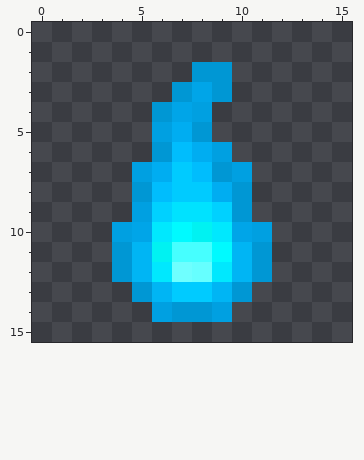
A pixel-art sprite gets an edit: src/main/resources/items/soulcoreitem.png. That is the earlier state.
The file is 32x32 pixels, drawn in blocks of 2x2; one block is one cell here. Colours within 5 levels of each other are drawn and written as one.
Now the later version:
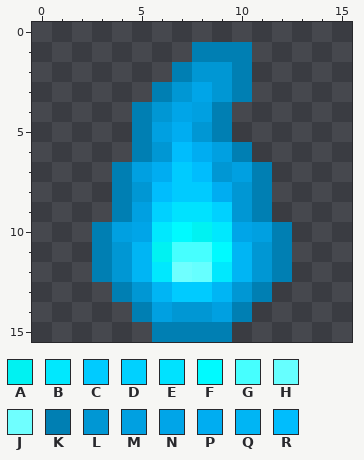
Palette (. is transparent): A #00f2f2  B #00e8fe  C #00cbff  D #00d1ff  E #00e2ff  F #00faff  G #46ffff  H #66ffff  J #6fffff  K #007fb3  L #0097d4  M #00a0e1  N #00a5e8  P #00adf1  Q #00b5f4  R #00bdfd
Diff:
There is now colour K in row 1 at x 8 to 10; in row 2 at x 7 and 10; in row 3 at x 6 and 10; in rows 4 to 5 at x 5 and 9; in row 6 at x 5 and 10; in rows 7 to 9 at x 4 and 11.
There is now colour K in rows 10 to 12 at x 3 and 12; in row 13 at x 4 and 11; in row 14 at x 5 and 10; in row 15 at x 6 to 9.
Changed places in both pictures, as pixel boxes (x1, y1, x2, y2):
added: (92, 42, 292, 342)
